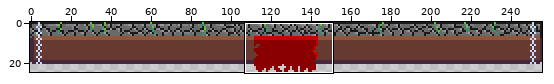
Edited in one commit: sprite sheet (Sprites/TopBar.png). The first picture is a wide view before the edit; the outline marks the close-up.
Close-up. As it was:
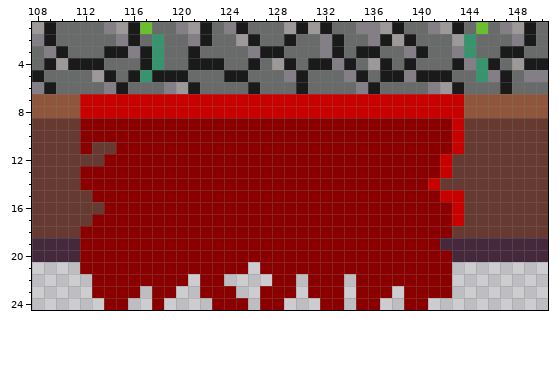
The file is 256x25 pixels. Shown: x 108..150, y 1..24.
After the commit:
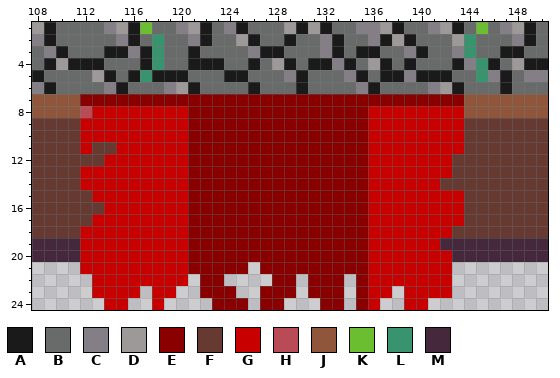
Palette (. is transparent): A #1a1a1a  B #696a6a  C #847e87  D #9e9999  E #8a0000  F #663931  G #c90000  H #b84b56  J #8f563b  K #6abe30  L #37946e  M #45283c
From old to new:
y 7: x 112..143 GGGGGGGGGGGGGGGGGGGGGGGGGGGGGGGG -> EEEEEEEEEEEEEEEEEEEEEEEEEEEEEEEE
y 8: x 112 G -> H; x 121..135 GGGGGGGGGGGGGGG -> EEEEEEEEEEEEEEE
y 9..10: x 112..120 EEEEEEEEE -> GGGGGGGGG; x 136..142 EEEEEEE -> GGGGGGG
y 11: x 112 E -> G; x 115..120 EEEEEE -> GGGGGG; x 136..142 EEEEEEE -> GGGGGGG
y 12: x 114..120 EEEEEEE -> GGGGGGG; x 136..141 EEEEEE -> GGGGGG
y 13: x 112..120 EEEEEEEEE -> GGGGGGGGG; x 136..141 EEEEEE -> GGGGGG
y 14: x 112..120 EEEEEEEEE -> GGGGGGGGG; x 136..140 EEEEE -> GGGGG
y 15: x 113..120 EEEEEEEE -> GGGGGGGG; x 136..141 EEEEEE -> GGGGGG
y 16: x 114..120 EEEEEEE -> GGGGGGG; x 136..142 EEEEEEE -> GGGGGGG
y 17: x 113..120 EEEEEEEE -> GGGGGGGG; x 136..142 EEEEEEE -> GGGGGGG
y 18: x 112..120 EEEEEEEEE -> GGGGGGGGG; x 136..142 EEEEEEE -> GGGGGGG
y 19: x 112..120 EEEEEEEEE -> GGGGGGGGG; x 136..141 EEEEEE -> GGGGGG
y 20..21: x 112..120 EEEEEEEEE -> GGGGGGGGG; x 136..142 EEEEEEE -> GGGGGGG
y 22: x 113..120 EEEEEEEE -> GGGGGGGG; x 136..142 EEEEEEE -> GGGGGGG
y 23: x 113..116 EEEE -> GGGG; x 118..119 EE -> GG; x 136..137 EE -> GG; x 139..142 EEEE -> GGGG
y 24: x 114..115 EE -> GG; x 118 E -> G; x 136 E -> G; x 139..140 EE -> GG
Changed places in both close-ups, as pixel boxes (x1, y1, x2, y2):
changed: (80, 94, 464, 310)
